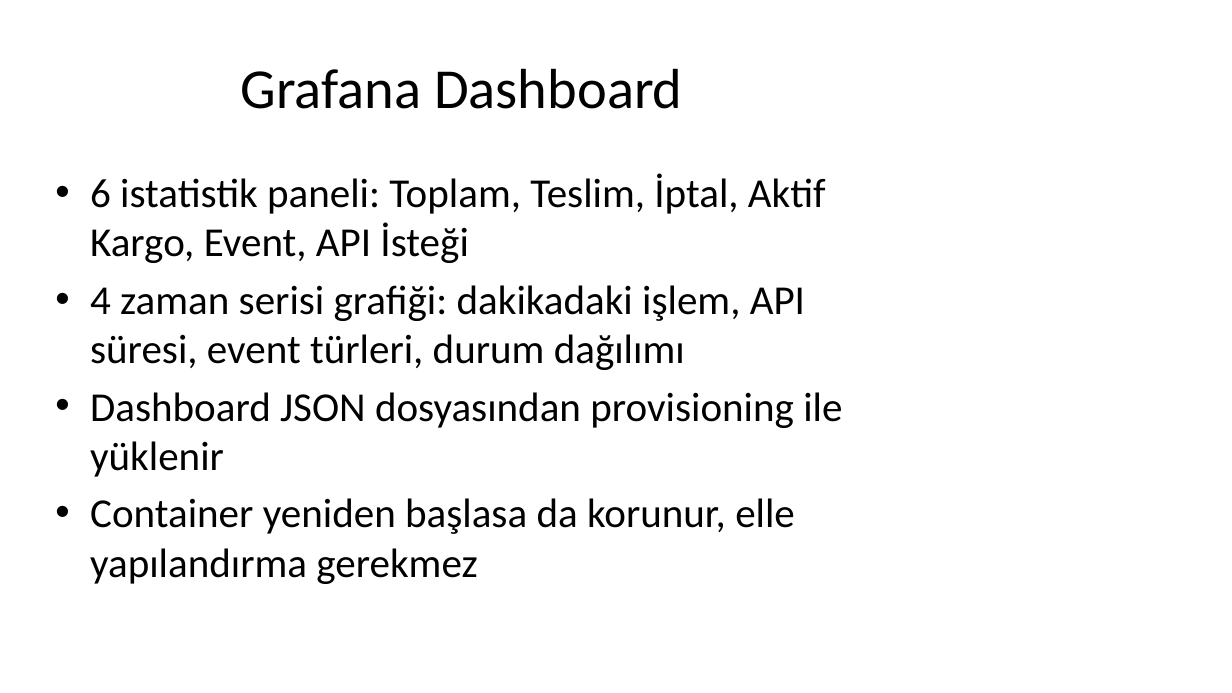
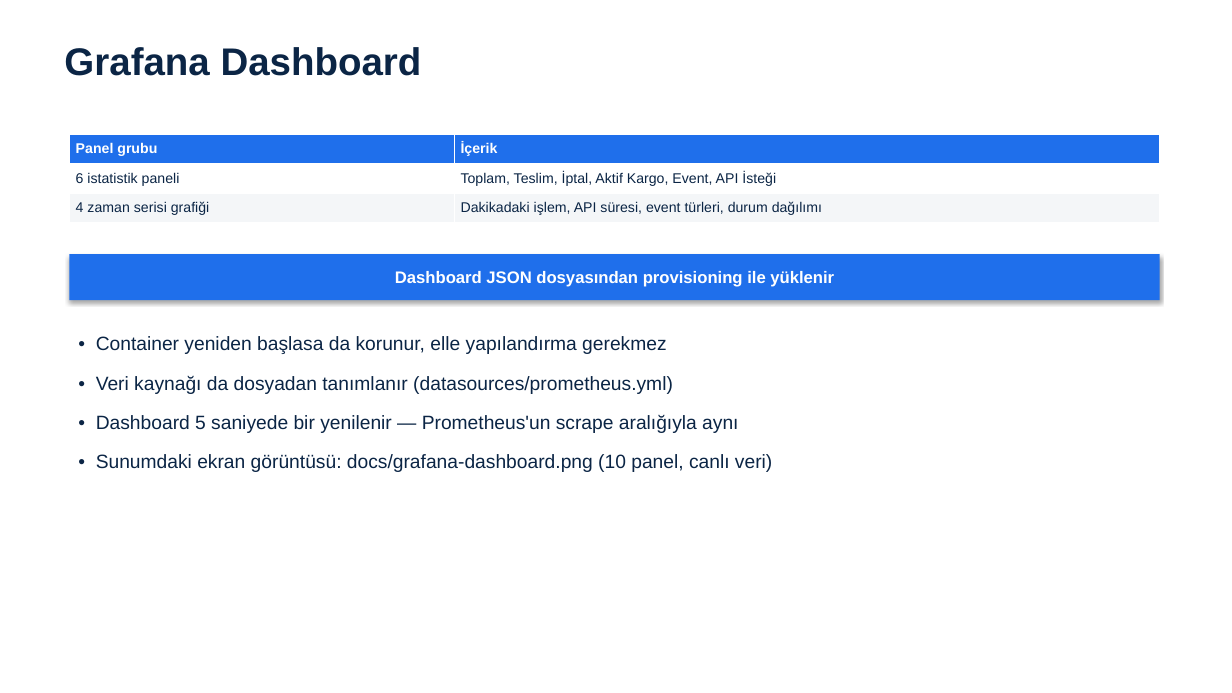
Before and after one commit to ErdemEmin/cargo-tracking, a slide deck: slide 8 of Kargo_Takip_Sistemi_Sunum.pptx. Drawn at 1232x693 pixels with LibreOffice and Linux fonts; fonts in the diff are those of the drawing. Boxes give left, top, right and bottom in pixels: in the first picture for what was removed or moved away, otherwise in the second. Text is boxed around its words. In the diff, an @@ line names an element or a change of style, - is before the commit and + after.

Commit message:
Sunum: duzen ve tasma duzeltmeleri (tablo/sekil cakismasi), PowerPoint COM ile render dogrulama

```diff
--- a/Kargo_Takip_Sistemi_Sunum.pptx
+++ b/Kargo_Takip_Sistemi_Sunum.pptx
@@ text "Grafana Dashboard": place and size @@
-text "Grafana Dashboard" at [241, 68, 682, 109]
+text "Grafana Dashboard" at [64, 47, 422, 76]
@@ text "Grafana Dashboard" at [64, 47, 422, 76]: size 44 to 30 pt, font Calibri to Arial, text colour #000000 to #0B2545, bold on; alignment centre to left; vertical alignment middle to top @@
@@ table added at [69, 134, 1160, 223], 3 rows, 2 columns @@
+Panel grubu | İçerik
+6 istatistik paneli | Toplam, Teslim, İptal, Aktif Kargo, Event, API İsteği
+4 zaman serisi grafiği | Dakikadaki işlem, API süresi, event türleri, durum dağılımı
@@ text removed at [90, 173, 842, 584] @@
-• 6 istatistik paneli: Toplam, Teslim, İptal, Aktif Kargo, Event, API İsteği
-• 4 zaman serisi grafiği: dakikadaki işlem, API süresi, event türleri, durum dağılımı
-• Dashboard JSON dosyasından provisioning ile yüklenir
-• Container yeniden başlasa da korunur, elle yapılandırma gerekmez
@@ rectangle added at [69, 254, 1160, 300], fill #1F6FEB, 13 pt, text #FFFFFF, bold @@
+Dashboard JSON dosyasından provisioning ile yüklenir
@@ text added at [96, 336, 772, 472], 15 pt, text #0B2545 @@
+• Container yeniden başlasa da korunur, elle yapılandırma gerekmez
+• Veri kaynağı da dosyadan tanımlanır (datasources/prometheus.yml)
+• Dashboard 5 saniyede bir yenilenir — Prometheus'un scrape aralığıyla aynı
+• Sunumdaki ekran görüntüsü: docs/grafana-dashboard.png (10 panel, canlı veri)
```
Also in this commit, not shown: 11 other slides changed, 3 other files.
